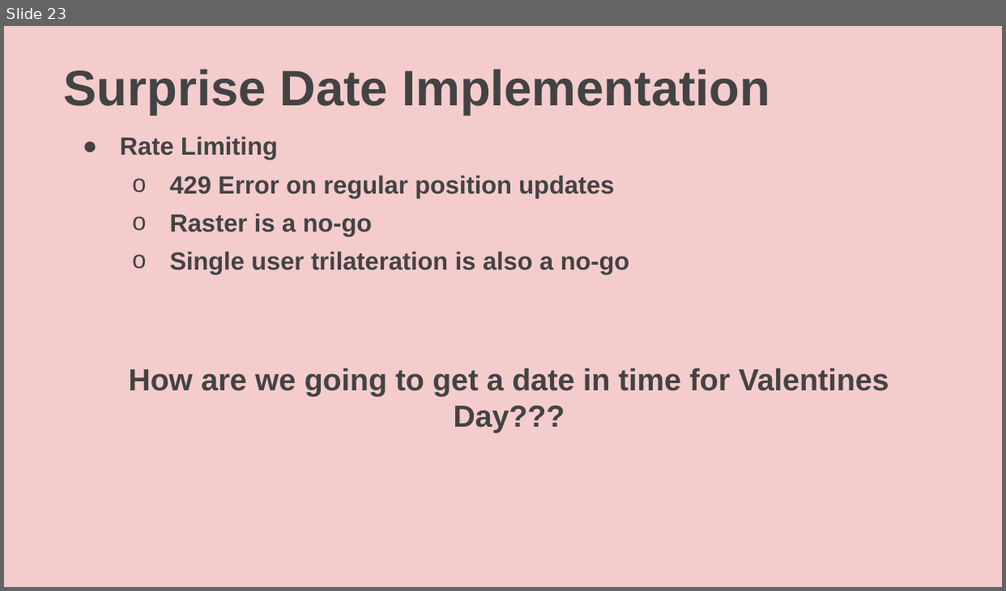
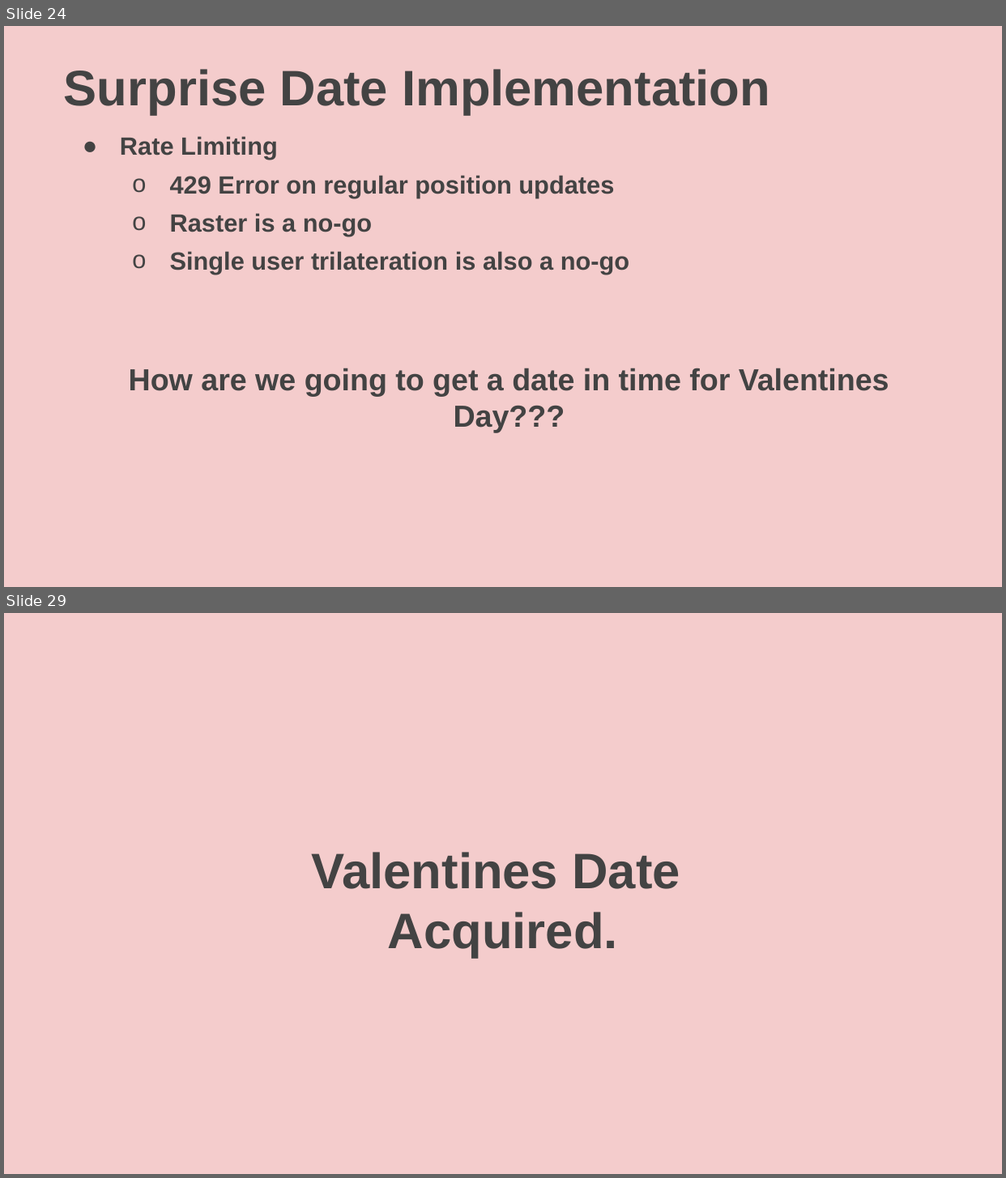
Before and after one commit to rickhousley/creepr, a slide deck: docs/slides.pptx. Shown one above the other, each under a label of ours: slide 23 before the commit, slides 24 and 29 after it; the slides between them are not shown. The pictures are 1006x591 and 1006x1178 pixels, drawn with LibreOffice and Linux fonts; fonts in the diff are those of the drawing. Boxes give left, top, right and bottom in pixels: in the first picture for what was removed or moved away, otherwise in the second. Text is boxed around its words. In the diff, an @@ line names an element or a change of style, - is before the commit and + after.

```diff
--- a/docs/slides.pptx
+++ b/docs/slides.pptx
@@ slide 29 added at [4,613,1002,1174], background #F4CCCC @@
@@ title added at [312,852,680,958], 36 pt, text #434343, bold @@
+Valentines Date
+Acquired.
@@ what was slide 23 is now slide 24 @@
```
Also in this commit, not shown: 3 slides changed, 4 other slides added, 1 slide removed, 2 other files.
